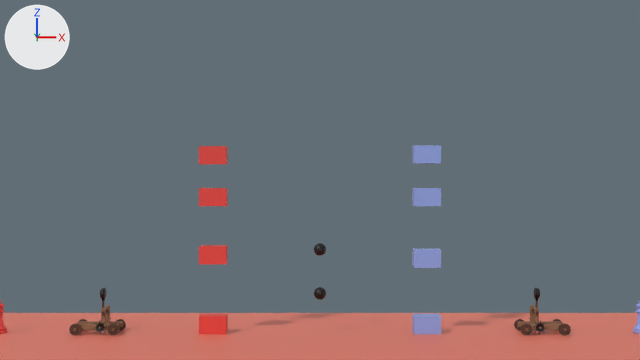
The Blender file blender/level1.blend: old version first, new version second.
Camera for both pictures: the file's camera 'Camera'. The axes (+X, +Y, +Z) are drawn at upper left. The lights are the same throughout. The first picture is the older version. Objects named as collision shapes, trigger or cutter boxes, shadow casters or lower levels of detail are left out.

The scene before the commit, as lines of its bpy script (objects in view):
```python
me_cube_014 = bpy.data.meshes.new('Cube.014')
me_cube_014.from_pydata(...)  # a box spanning x -1.5..1.5, y -1.0..1.0, z -1.0..1.0
me_cube_014.materials.append(mat_left_block)  # red #e74037
me_cube_019 = bpy.data.meshes.new('Cube.019')
me_cube_019.from_pydata(...)  # a box spanning x -1.5..1.5, y -1.0..1.0, z -1.0..1.0
me_cube_019.materials.append(mat_right_block)  # blue #8ea4e7
me_plane = bpy.data.meshes.new('Plane')
me_plane.from_pydata(...)  # a box spanning x -50.0..50.0, y -15.0..15.0, z -1.0..0.0
me_plane.materials.append(mat_groundcolour)  # red #e77b67
ob_blockl_colvis_002 = bpy.data.objects.new('blockL-ColVis.002', me_cube_014)
ob_blockl_colvis_002.location = (-12.0, 0.0, 15.27)
ob_blockr_colvis_003 = bpy.data.objects.new('blockR-ColVis.003', me_cube_019)
ob_blockr_colvis_003.location = (12.0, 0.0, 20.04)
ob_plane_colvis = bpy.data.objects.new('Plane-ColVis', me_plane)
ob_plane_colvis.parent = ob_ground
ob_plane_colvis.location = (0.0, 0.0, 0.0)
# also in view: 'blockL-ColVis' at (-12.0, 0.0, 1.0); 'trebuche-right-body-Visual' at (-25.0, 0.0, 1.4); 'blockR-ColVis' at (12.0, 0.0, 1.0); 'blockL-ColVis.003' at (-12.0, 0.0, 20.0); 'blockL-ColVis.001' at (-12.0, 0.0, 8.8)
```
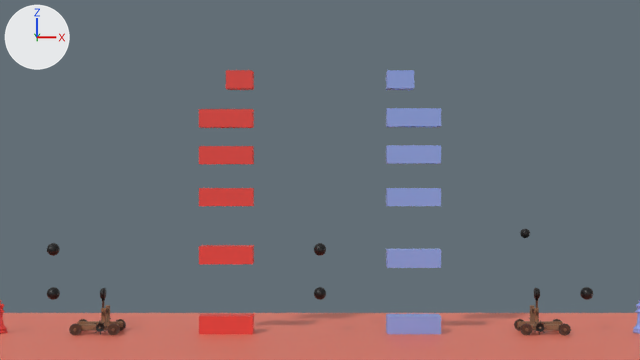
Boxes (x1, y1, x2, y2) around the edits, measured in the pictures (640 x 360 px):
'blockL-ColVis.004', added (red)
    after: (226, 314, 254, 334)
'blockR-ColVis.004', added (blue)
    after: (386, 314, 414, 334)
'blockL-ColVis.009', added (red)
    after: (226, 70, 254, 90)
'blockR-ColVis.008', added (blue)
    after: (386, 70, 414, 90)
'blockR-ColVis.005', added (blue)
    after: (386, 249, 414, 268)
'blockR-ColVis.007', added (blue)
    after: (386, 145, 414, 164)
'blockR-ColVis.010', added (blue)
    after: (386, 108, 414, 127)
'blockL-ColVis.005', added (red)
    after: (226, 245, 254, 264)
'blockL-ColVis.011', added (red)
    after: (226, 109, 254, 128)
'blockL-ColVis.010', added (red)
    after: (199, 109, 227, 128)
'blockR-ColVis.009', added (blue)
    after: (414, 108, 441, 127)
'blockL-ColVis.006', added (red)
    after: (226, 188, 254, 206)
'blockR-ColVis.006', added (blue)
    after: (386, 188, 414, 206)
'blockL-ColVis.008', added (red)
    after: (226, 146, 254, 164)
'missile-ColVis.006', added
    after: (580, 287, 593, 300)
'missile-ColVis.002', added
    after: (47, 243, 60, 256)
'missile-ColVis.004', added
    after: (47, 287, 60, 300)
'missile-ColVis.005', added
    after: (520, 229, 530, 238)

The change, as a diff of the scene's bpy script:
```diff
--- a/blender/level1.blend.py
+++ b/blender/level1.blend.py
@@ ob_blockl_colvis_011 @@
+ob_blockl_colvis_011 = bpy.data.objects.new('blockL-ColVis.011', me_cube_031)  # a box spanning x -1.5..1.5, y -1.0..1.0, z -1.0..1.0; in mat_left_block (red #e74037)
+ob_blockl_colvis_011.location = (-9.0, 0.0, 24.09)
@@ ob_blockr_colvis_010 @@
+ob_blockr_colvis_010 = bpy.data.objects.new('blockR-ColVis.010', me_cube_019.copy())  # the mesh of ob_blockr_colvis_003
+ob_blockr_colvis_010.location = (9.0, 0.0, 24.17)
@@ ob_blockr_colvis_009 @@
+ob_blockr_colvis_009 = bpy.data.objects.new('blockR-ColVis.009', me_cube_019.copy())  # the mesh of ob_blockr_colvis_003
+ob_blockr_colvis_009.location = (12.0, 0.0, 24.17)
@@ ob_blockl_colvis_010 @@
+ob_blockl_colvis_010 = bpy.data.objects.new('blockL-ColVis.010', me_cube_028)  # a box spanning x -1.5..1.5, y -1.0..1.0, z -1.0..1.0; in mat_left_block (red #e74037)
+ob_blockl_colvis_010.location = (-12.0, 0.0, 24.09)
@@ ob_blockr_colvis_008 @@
+ob_blockr_colvis_008 = bpy.data.objects.new('blockR-ColVis.008', me_cube_019.copy())  # the mesh of ob_blockr_colvis_003
+ob_blockr_colvis_008.location = (9.0, 0.0, 28.4)
@@ ob_blockl_colvis_009 @@
+ob_blockl_colvis_009 = bpy.data.objects.new('blockL-ColVis.009', me_cube_026)  # a box spanning x -1.5..1.5, y -1.0..1.0, z -1.0..1.0; in mat_left_block (red #e74037)
+ob_blockl_colvis_009.location = (-9.0, 0.0, 28.4)
@@ ob_blockl_colvis_008 @@
+ob_blockl_colvis_008 = bpy.data.objects.new('blockL-ColVis.008', me_cube_024)  # a box spanning x -1.5..1.5, y -1.0..1.0, z -1.0..1.0; in mat_left_block (red #e74037)
+ob_blockl_colvis_008.location = (-9.0, 0.0, 19.96)
@@ ob_blockr_colvis_007 @@
+ob_blockr_colvis_007 = bpy.data.objects.new('blockR-ColVis.007', me_cube_019.copy())  # the mesh of ob_blockr_colvis_003
+ob_blockr_colvis_007.location = (9.0, 0.0, 20.04)
@@ ob_blockr_colvis_006 @@
+ob_blockr_colvis_006 = bpy.data.objects.new('blockR-ColVis.006', me_cube_019.copy())  # the mesh of ob_blockr_colvis_003
+ob_blockr_colvis_006.location = (9.0, 0.0, 15.27)
@@ ob_blockr_colvis_005 @@
+ob_blockr_colvis_005 = bpy.data.objects.new('blockR-ColVis.005', me_cube_019.copy())  # the mesh of ob_blockr_colvis_003
+ob_blockr_colvis_005.location = (9.0, 0.0, 8.4)
@@ ob_blockr_colvis_004 @@
+ob_blockr_colvis_004 = bpy.data.objects.new('blockR-ColVis.004', me_cube_019.copy())  # the mesh of ob_blockr_colvis_003
+ob_blockr_colvis_004.location = (9.0, 0.0, 1.0)
@@ ob_blockl_colvis_006 @@
+ob_blockl_colvis_006 = bpy.data.objects.new('blockL-ColVis.006', me_cube_005)  # a box spanning x -1.5..1.5, y -1.0..1.0, z -1.0..1.0; in mat_left_block (red #e74037)
+ob_blockl_colvis_006.location = (-9.0, 0.0, 15.27)
@@ ob_blockl_colvis_005 @@
+ob_blockl_colvis_005 = bpy.data.objects.new('blockL-ColVis.005', me_cube_004)  # a box spanning x -1.5..1.5, y -1.0..1.0, z -1.0..1.0; in mat_left_block (red #e74037)
+ob_blockl_colvis_005.location = (-9.0, 0.0, 8.78)
@@ ob_blockl_colvis_004 @@
+ob_blockl_colvis_004 = bpy.data.objects.new('blockL-ColVis.004', me_cube_003)  # a box spanning x -1.5..1.5, y -1.0..1.0, z -1.0..1.0; in mat_left_block (red #e74037)
+ob_blockl_colvis_004.location = (-9.0, 0.0, 1.0)
@@ ob_missile_colvis_006 @@
+ob_missile_colvis_006 = bpy.data.objects.new('missile-ColVis.006', me_sphere_007.copy())  # the mesh of ob_missile_colvis_001
+ob_missile_colvis_006.location = (30.01, 0.0, 4.43)
@@ ob_missile_colvis_005 @@
+ob_missile_colvis_005 = bpy.data.objects.new('missile-ColVis.005', me_sphere_007.copy())  # the mesh of ob_missile_colvis_001
+ob_missile_colvis_005.location = (30.0, 30.01, 9.38)
@@ ob_missile_colvis_004 @@
+ob_missile_colvis_004 = bpy.data.objects.new('missile-ColVis.004', me_sphere_007.copy())  # the mesh of ob_missile_colvis_001
+ob_missile_colvis_004.location = (-30.0, 0.0, 4.43)
@@ ob_missile_colvis_002 @@
+ob_missile_colvis_002 = bpy.data.objects.new('missile-ColVis.002', me_sphere_007.copy())  # the mesh of ob_missile_colvis_001
+ob_missile_colvis_002.location = (-30.01, 0.0, 9.38)
```
